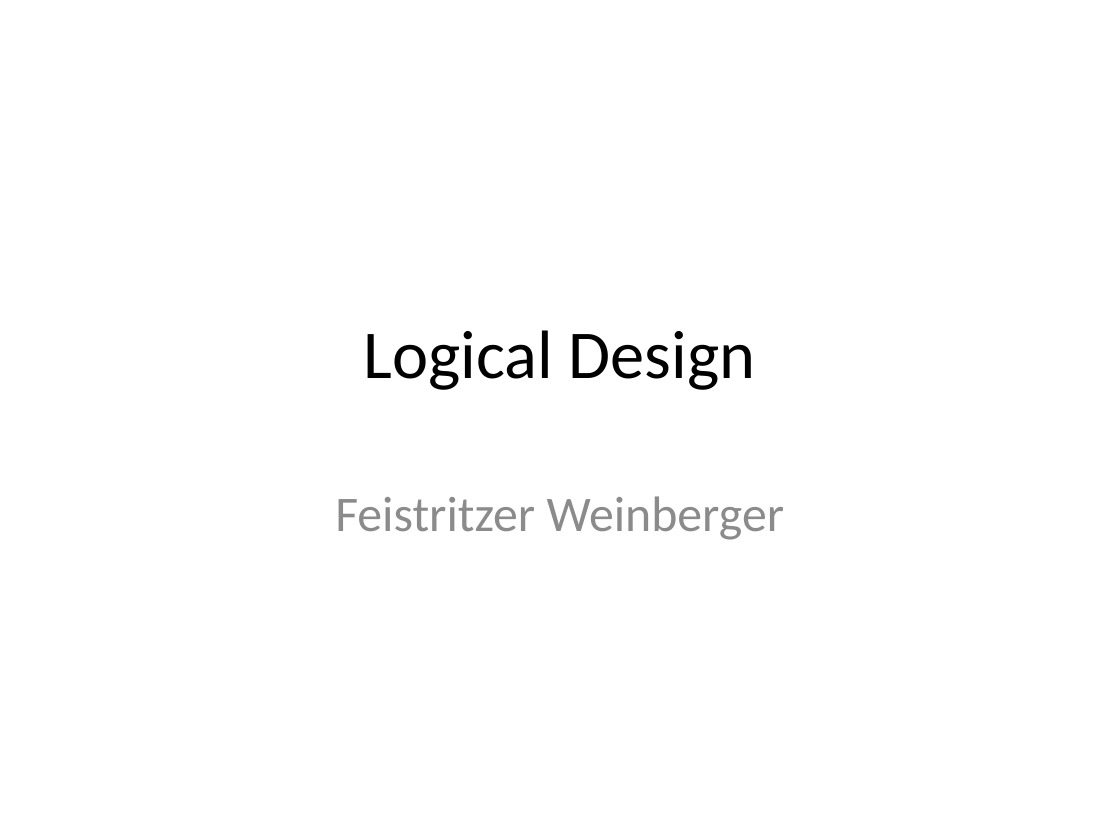
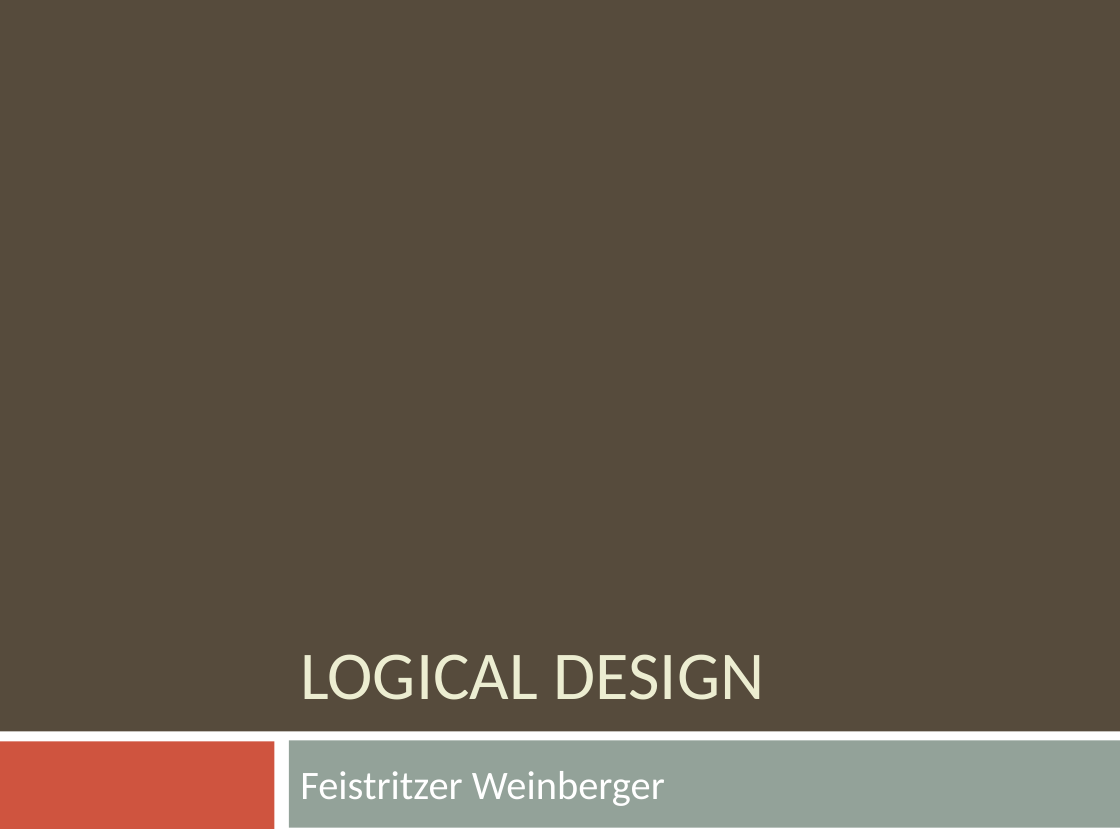
Before and after one commit to bugxd/DBTech, a slide deck: slide 1 of Assignment_4.pptx. Drawn at 1120x840 pixels with LibreOffice and Linux fonts; fonts in the diff are those of the drawing. Boxes give left, top, right and bottom in pixels: in the first picture for what was removed or moved away, otherwise in the second. Text is boxed around its words. In the diff, an @@ line names an element or a change of style, - is before the commit and + after.

```diff
--- a/Assignment_4.pptx
+++ b/Assignment_4.pptx
@@ background #FFFFFF to #564B3C @@
@@ title "LOGICAL DESIGN" at (300, 654, 765, 700): vertical alignment middle to bottom @@
@@ title at (300, 654, 765, 700): text changed; text colour #000000 to #ECEDD1 @@
-Logical Design
+LOGICAL DESIGN
@@ rectangle added at (0, 731, 1120, 840), fill #FFFFFF @@
@@ rectangle added at (0, 741, 274, 829), fill #CF543F @@
@@ subtitle "Feistritzer Weinberger": place and size @@
-subtitle "Feistritzer Weinberger" at (335, 496, 785, 540)
+subtitle "Feistritzer Weinberger" at (300, 771, 665, 806)
@@ subtitle "Feistritzer Weinberger" at (300, 771, 665, 806): size 32 to 26 pt, text colour #8C8C8C to #FFFFFF; alignment centre to left; vertical alignment top to middle @@
@@ rectangle added at (289, 740, 1120, 828), fill #93A299 @@
```
Also in this commit, not shown: 15 other slides changed, 1 slide added, 2 slides removed.
